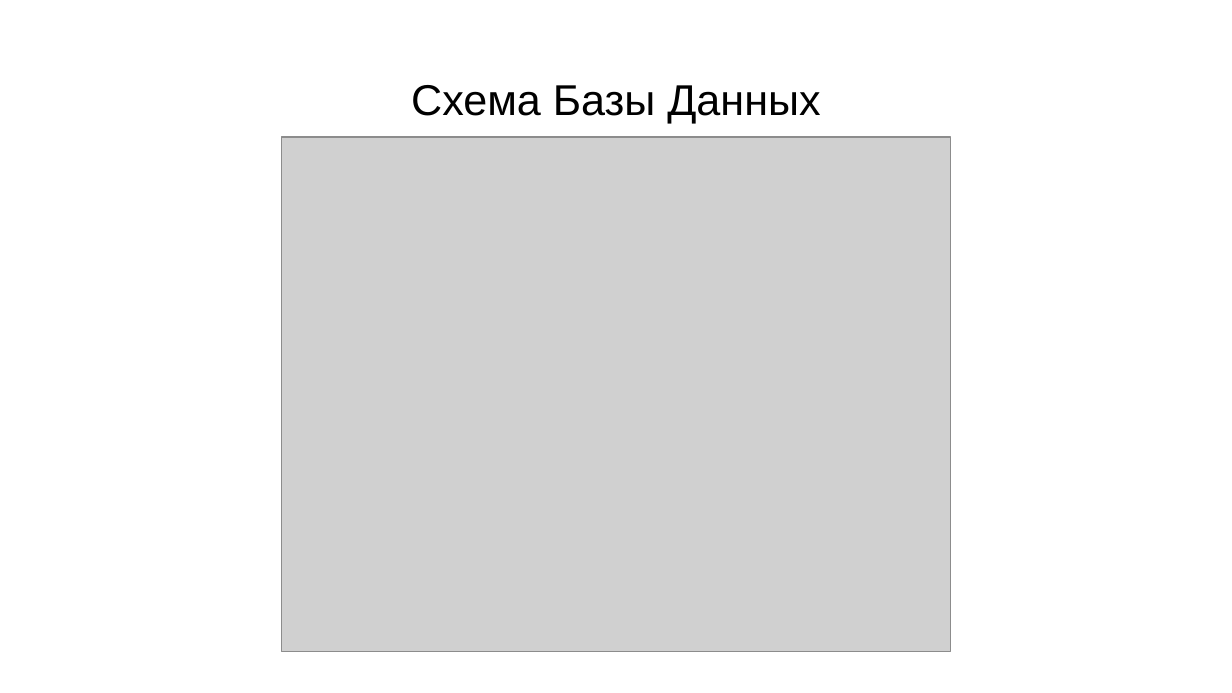
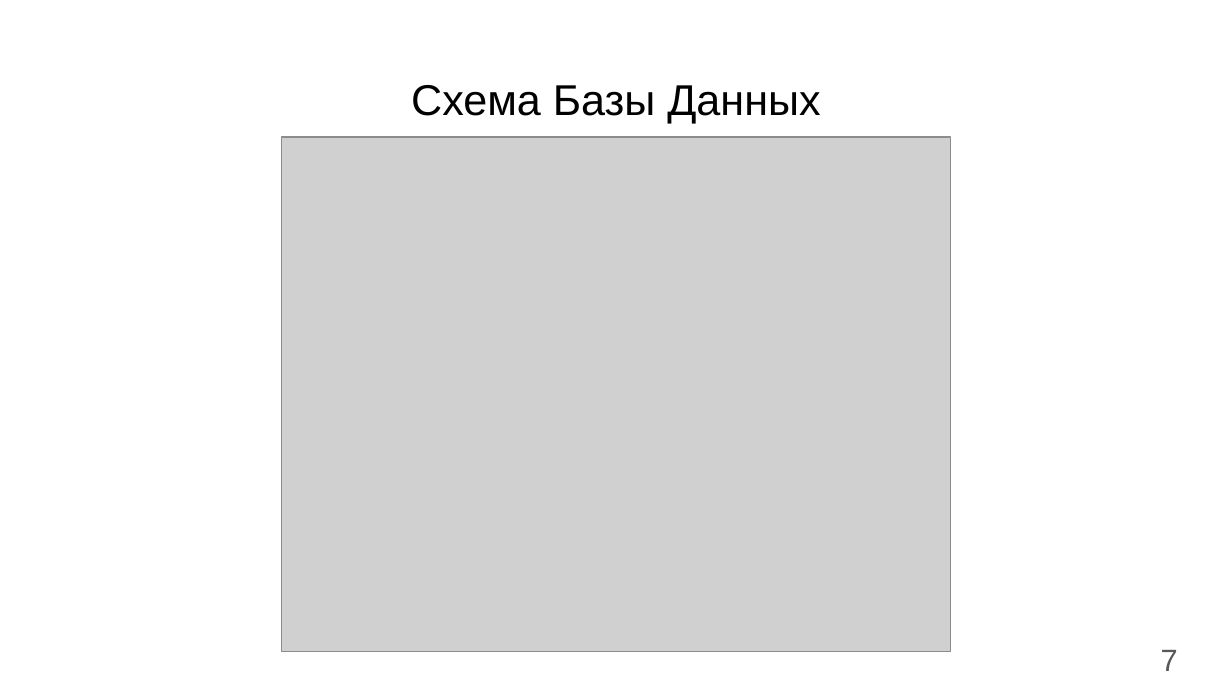
Before and after one commit to SutsuraGod/To-Do-List, a slide deck: slide 7 of Информация о программе/Презентация.pptx. Drawn at 1232x693 pixels with LibreOffice and Linux fonts; fonts in the diff are those of the drawing; grey boxes stand for pictures. Boxes give left, top, right and bottom in pixels: in the first picture for what was removed or moved away, otherwise in the second. Text is boxed around its words. In the diff, an @@ line names an element or a change of style, - is before the commit and + after.

```diff
--- a/Информация о программе/Презентация.pptx
+++ b/Информация о программе/Презентация.pptx
@@ text added at (1161,650,1178,671), 18 pt, text #595959 @@
+7
```
Also in this commit, not shown: 5 other slides changed, 1 slide added, 8 other files.
